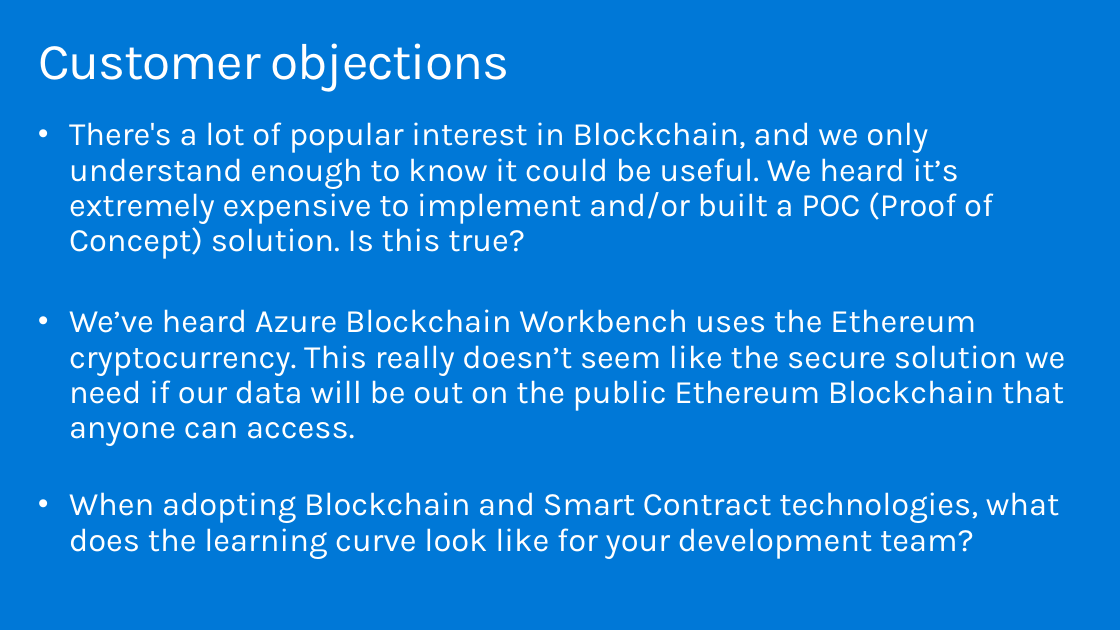
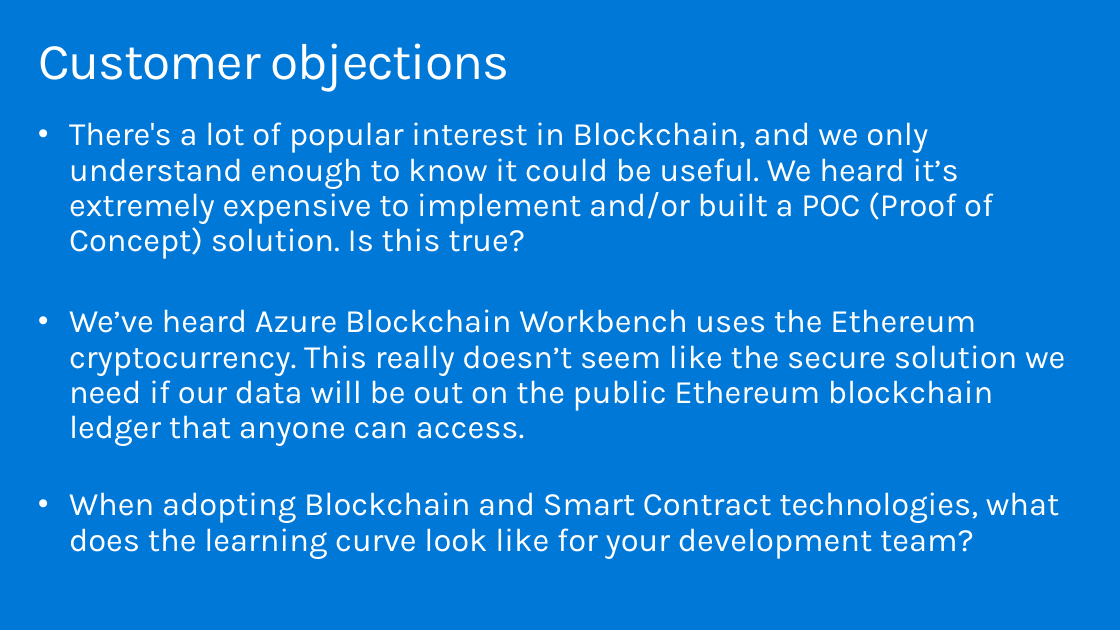
Before and after one commit to Microsoft/MCW-Azure-Blockchain, a slide deck: slide 9 of Whiteboard design session/WDS trainer presentation - Azure Blockchain.pptx. Drawn at 1120x630 pixels with LibreOffice and Linux fonts; fonts in the diff are those of the drawing. Boxes give left, top, right and bottom in pixels: in the first picture for what was removed or moved away, otherwise in the second. Text is boxed around its words. In the diff, an @@ line names an element or a change of style, - is before the commit and + after.

```diff
--- a/Whiteboard design session/WDS trainer presentation - Azure Blockchain.pptx
+++ b/Whiteboard design session/WDS trainer presentation - Azure Blockchain.pptx
@@ text at <box>69,309,1065,446</box>: text changed @@
-• We’ve heard Azure Blockchain Workbench uses the Ethereum cryptocurrency. This really doesn’t seem like the secure solution we need if our data will be out on the public Ethereum Blockchain that anyone can access.
+• We’ve heard Azure Blockchain Workbench uses the Ethereum cryptocurrency. This really doesn’t seem like the secure solution we need if our data will be out on the public Ethereum blockchain ledger that anyone can access.
```
Also in this commit, not shown: 4 other slides changed, 2 other files.
